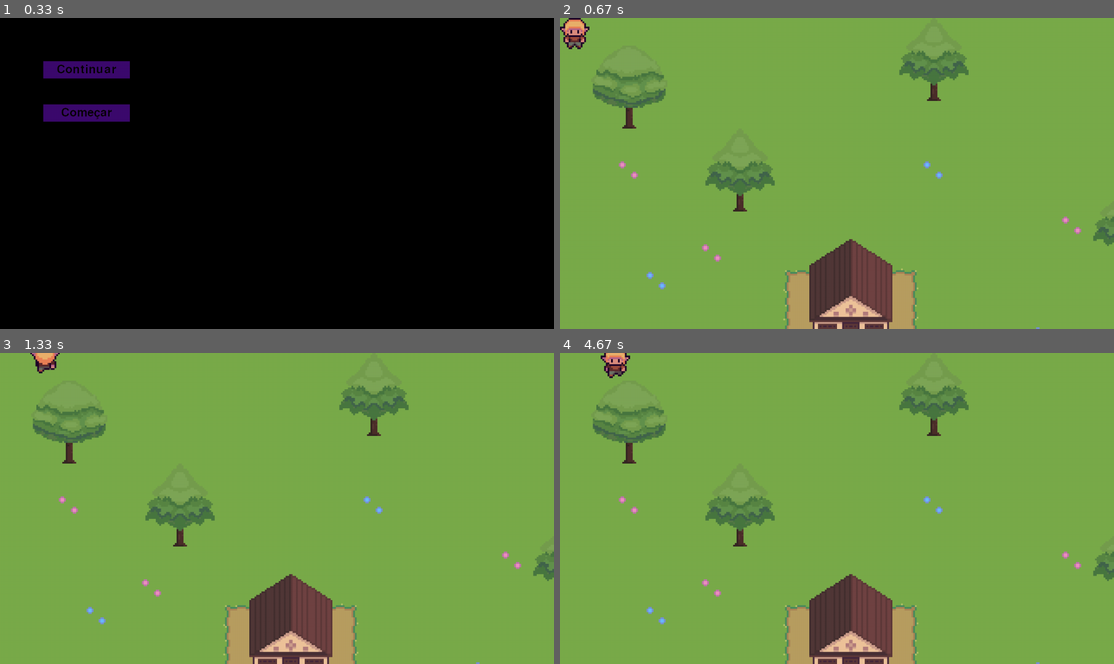
Above: before the commit, frames 1-4 (two rows, left to right).
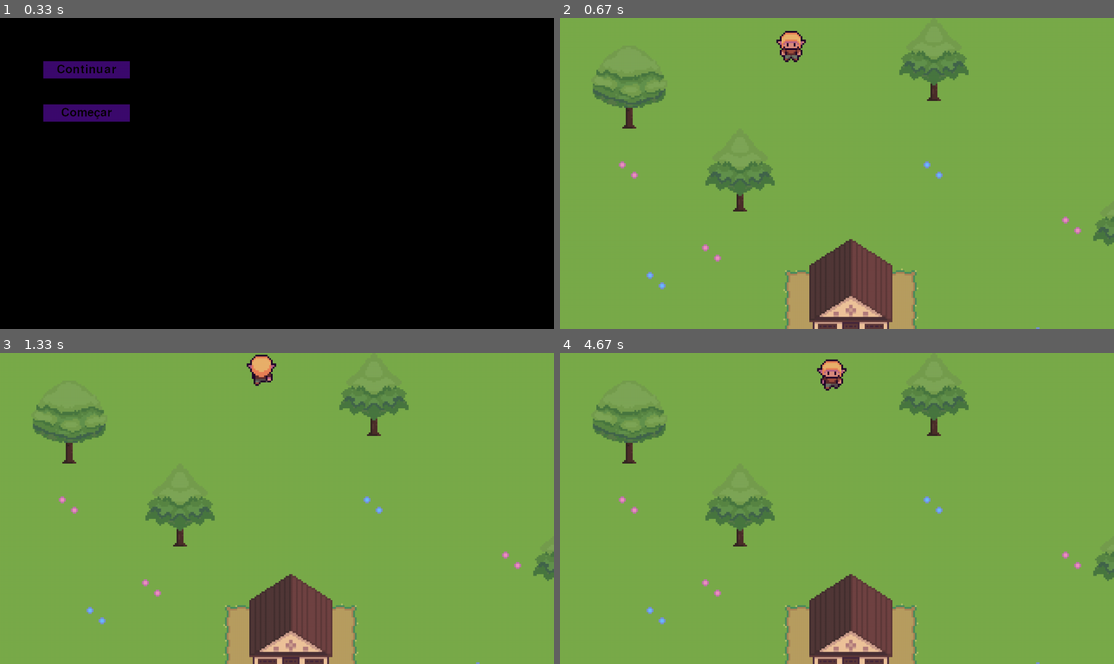
Above: after the commit, the same moments.

Repository: cabral-tiago/pygame-evert
Game: pygame game, started from main.py
The game is run twice, just before and just after one commit, with the same random seed, the same clock (stepped at 60 frames per second) and the same inputs.
Inputs (mouse positions are in pixels of both pictures, inside the frame that each line leads up to):
- Up to frame 1 (0.33 s): no input
- Up to frame 2 (0.67 s): click (648, 70) at 0.38 s
- Up to frame 3 (1.33 s): hold Right 0.67-1.13 s; move the mouse to (254, 520) at 0.7 s; hold Up from 1.17 s (still down)
- Up to frame 4 (4.67 s): release Up at 1.47 s; hold Right 1.5-1.97 s; hold Left 2-2.53 s; hold Down 2.57-2.87 s; hold Left 2.9-3.3 s; hold Up 3.33-3.7 s; hold Right 3.73-4.37 s; hold Down from 4.4 s (still down)

Frame 1 is identical in both runs. In frame 2, 0.8% of the frame differs, in the area x 0-45%, y 0-15%; in frame 3, 0.6%; in frame 4, 0.7%.

Commit message:
[Add] Collisions on Level and LevelLayer
Adds collisions for objects in Level and LevelLayer
Adds collision check for the player on World update
Adds super().update() call on world, to guarantee
that the input updates from Scene are handled.

Diff:
--- a/classes/level.py
+++ b/classes/level.py
@@ -1,5 +1,6 @@
 import os
 import json
+from pygame.rect import Rect
 from pygame.surface import Surface
 from classes.tileset import Tileset
 from classes.levellayer import LevelLayer
@@ -11,6 +12,7 @@
     def __init__(self, path) -> None:
         self.__layers: list[LevelLayer] = []
         self.__background: Surface = Surface(configs.SCREEN_SIZE, pygame.SRCALPHA)
+        self.__obstacles: list[Rect] = []
 
         with open(path+"/level_info.json", "r", encoding="utf-8") as file:
             level_info = json.load(file)
@@ -26,6 +28,8 @@
                     for _, file in ordered_layers:
                         layer_collide = True if file[:-4].split("_")[1] == "ob" else False
                         layer = LevelLayer(layers_path + "/" + file, layer_collide, tileset)
+                        if layer_collide:
+                            self.__obstacles.extend(layer.get_obstacle_rects())
                         self.__layers.append(layer)
 
                 case "background":
@@ -37,6 +41,9 @@
     def get_layer(self, index: int) -> LevelLayer:
         return self.__layers[index]
 
+    def get_obstacles(self) -> list[Rect]:
+        return self.__obstacles
+
     def draw(self, screen: Surface) -> None:
         screen.blit(self.__background, (0, 0))
         for layer in self.__layers:
--- a/classes/levellayer.py
+++ b/classes/levellayer.py
@@ -1,3 +1,4 @@
+from pygame.rect import Rect
 from classes.tileset import Tileset
 from pygame.surface import Surface
 import pygame
@@ -6,8 +7,9 @@
 class LevelLayer:
     def __init__(self, path: str, collide: bool, tileset: Tileset) -> None:
         self.__map: list[list[int]] = []
-        self.__collide = collide  # TODO: Implement properly the obstacle layers
+        self.__collide = collide
         self.__tileset = tileset
+        self.__rects: list[Rect] = []
 
         with open(path, "r", encoding="utf-8") as file:
             line = file.readline().strip()
@@ -26,10 +28,14 @@
         for h, row in enumerate(self.__map):
             for w, column in enumerate(row):
                 if column != -1:
+                    self.__rects.append(Rect(w * tile_w, h * tile_h, tile_w, tile_h))
                     self.__surface.blit(self.__tileset.get_tile(column), (w * tile_w, h * tile_h))
 
     def is_obstacle(self) -> bool:
         return self.__collide
 
+    def get_obstacle_rects(self) -> list[Rect]:
+        return self.__rects
+
     def get_surface(self) -> Surface:
         return self.__surface
--- a/classes/player.py
+++ b/classes/player.py
@@ -61,6 +61,10 @@
             self.__prev_position = self.__position
             self.__position = (new_x, new_y)
 
+    def teleport(self, pos: Tuple[int, int]) -> None:
+        self.__position = pos
+        self.__prev_position = pos
+
     def collide(self) -> None:
         self.__colliding = True
 
--- a/scenes/world.py
+++ b/scenes/world.py
@@ -15,8 +15,11 @@
         level_1: Level = Level("assets/levels/1")
         super().load_level(1, level_1)
 
+        self.__player.teleport((500, 30))
+
     def update(self, dt: float) -> None:
-        # TODO: Implement player_direction as a state in states.py
+        super().update(dt)
+
         player_direction = PlayerDirection.STAY
         keys = pygame.key.get_pressed()
         if keys[pygame.K_d] or keys[pygame.K_RIGHT]:
@@ -30,15 +33,16 @@
 
         self.__player.move(dt, player_direction)
 
-        # TODO: Check collissions
-        # self.__player.collide() when colliding
+        # Checking collisions
+        for obstacle in self.get_current_level().get_obstacles():
+            if obstacle.colliderect(self.__player.get_rect()):
+                self.__player.collide()
 
         # Updating player
         self.__player.update(dt)
 
     def change_level(self, level_nr: int) -> None:
         super().change_level(level_nr)
-        # TODO
 
     def draw(self, screen: Surface) -> None:
         self.get_current_level().draw(screen)
